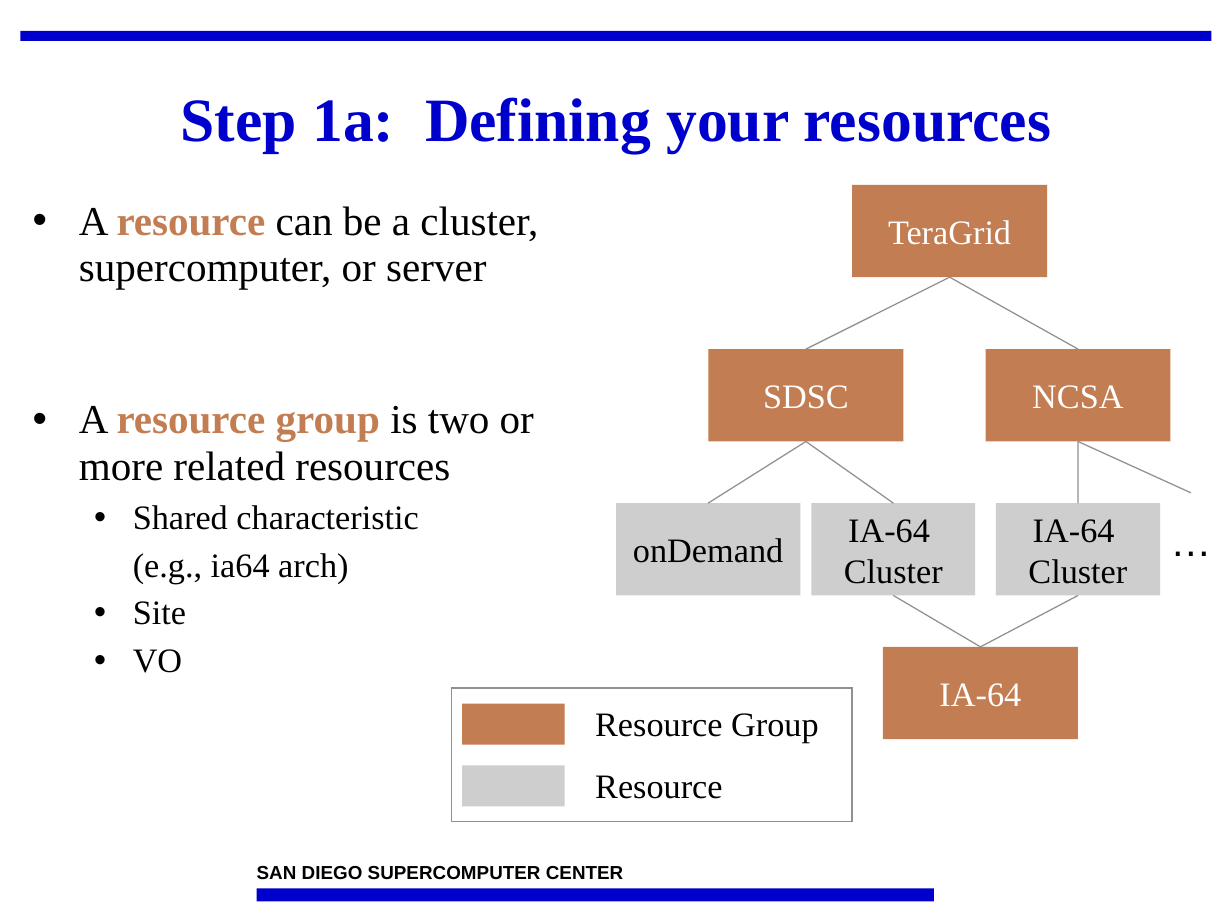
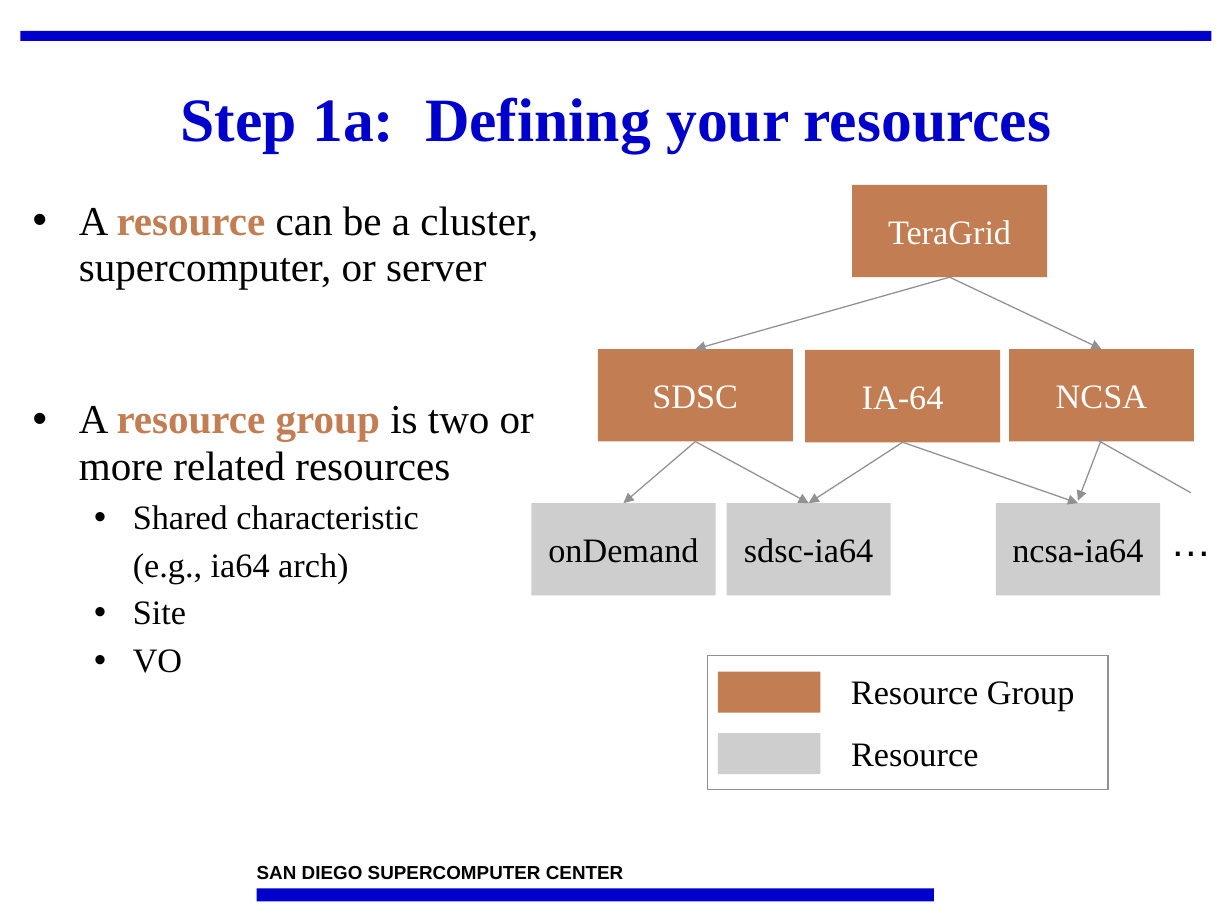
Before and after one commit to IncaProject/inca-xsede, a slide deck: slide 5 of talks/2008workshop/control.ppt. Drawn at 1232x924 pixels with LibreOffice and Linux fonts; fonts in the diff are those of the drawing; background and template pictures are left out. Boxes give left, top, right and bottom in pixels: in the first picture for what was removed or moved away, otherwise in the second. Text is boxed around its words. In the diff, an @@ line names an element or a change of style, - is before the commit and + after.

```diff
--- a/talks/2008workshop/control.ppt
+++ b/talks/2008workshop/control.ppt
@@ line moved from (806, 349) - (950, 277) to (695, 349) - (950, 277) @@
@@ line (695, 349) - (950, 277): line to arrow @@
@@ line moved from (1078, 349) - (950, 277) to (1101, 349) - (950, 277) @@
@@ line (1101, 349) - (950, 277): line to arrow @@
@@ rectangle "SDSC": place and size @@
-rectangle "SDSC" at (708,349,903,441)
+rectangle "SDSC" at (598,349,792,441)
@@ rectangle "IA-64": place and size @@
-rectangle "IA-64" at (883,647,1078,739)
+rectangle "IA-64" at (804,350,999,442)
@@ rectangle "NCSA": place and size @@
-rectangle "NCSA" at (986,349,1170,441)
+rectangle "NCSA" at (1009,349,1194,441)
@@ line moved from (708, 503) - (806, 441) to (623, 503) - (695, 441) @@
@@ line (623, 503) - (695, 441): line to arrow @@
@@ line moved from (806, 441) - (893, 503) to (695, 441) - (808, 503) @@
@@ line (695, 441) - (808, 503): line to arrow @@
@@ line moved from (981, 647) - (893, 595) to (903, 442) - (808, 503) @@
@@ line (903, 442) - (808, 503): line to arrow @@
@@ line moved from (1078, 595) - (981, 647) to (1078, 503) - (903, 442) @@
@@ line (1078, 503) - (903, 442): line to arrow @@
@@ line moved from (1078, 503) - (1078, 441) to (1078, 500) - (1101, 439) @@
@@ line (1078, 500) - (1101, 439): line to arrow @@
@@ line moved from (1078, 441) - (1191, 493) to (1096, 440) - (1191, 493) @@
@@ rectangle "onDemand": place and size @@
-rectangle "onDemand" at (616,503,801,595)
+rectangle "onDemand" at (531,503,716,595)
@@ rectangle "sdsc-ia64": place and size @@
-rectangle "sdsc-ia64" at (812,503,976,595)
+rectangle "sdsc-ia64" at (727,503,891,595)
@@ text in rectangle at (744,538,873,563): text changed @@
-IA-64
-Cluster
+sdsc-ia64
@@ text in rectangle at (1012,539,1143,563): text changed @@
-IA-64
-Cluster
+ncsa-ia64
@@ 3 rectangles, 2 texts: place and size @@
-3 rectangles, 2 texts at (452,687,853,821)
+3 rectangles, 2 texts at (707,655,1108,788)
```
Also in this commit, not shown: 16 other slides changed.
